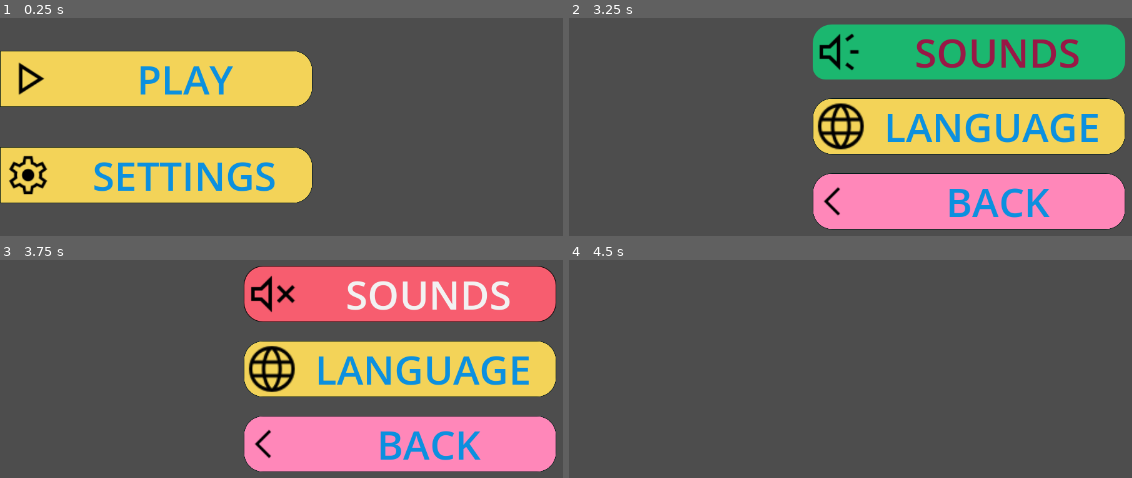
Above: before the commit, frames 1-4 (two rows, left to right).
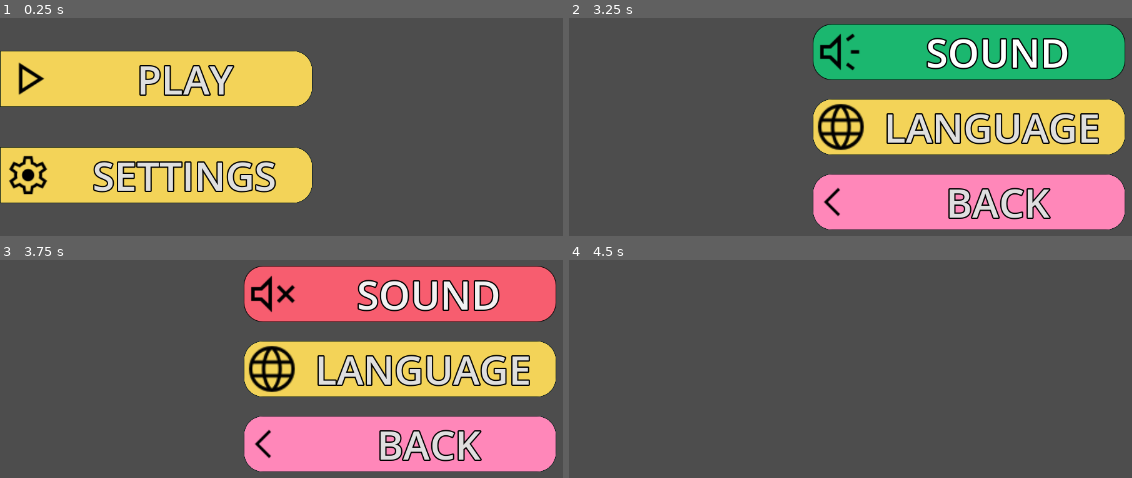
Above: after the commit, the same moments.

Repository: shahriarlabib000/simple_godot4_ui
Game: Godot game, scene res://UI/ui.tscn
The game is run twice, just before and just after one commit, with the same random seed, the same clock (stepped at 60 frames per second) and the same inputs.
Inputs:
- Up to frame 1 (0.25 s): no input
- Up to frame 2 (3.25 s): click "PLAY" at 0.5 s; click "PLAY" at 1.25 s; click "PLAY" at 2 s; click "SETTINGS" at 2.75 s
- Up to frame 3 (3.75 s): click "SOUNDS" (after the commit: "SOUND") at 3.5 s
- Up to frame 4 (4.5 s): click "BACK" at 4.25 s

The runs differ from the first frame. In frame 1, 4.2% of the frame differs, in the area x 16-50%, y 21-81%; in frame 2, 11%, in the area x 43-99%, y 2-98%; in frame 3, 7.8%; in frame 4, nothing differs.

Commit message:
change font colors and add outline of 8px

Diff:
--- a/UI/themes/btn_center.tres
+++ b/UI/themes/btn_center.tres
@@ -32,12 +32,10 @@
 corner_radius_top_left = 30
 corner_radius_top_right = 30
 corner_radius_bottom_right = 30
-corner_radius_bottom_left = 20
+corner_radius_bottom_left = 30
 
 [resource]
-Button/colors/font_color = Color(0.047058813, 0.5647059, 0.8745098, 1)
-Button/colors/font_focus_color = Color(0.047058813, 0.5647059, 0.8745098, 1)
-Button/colors/font_pressed_color = Color(0.60124695, 0.094453506, 0.2740998, 1)
+Button/constants/outline_size = 8
 Button/font_sizes/font_size = 64
 Button/styles/focus = SubResource("StyleBoxEmpty_8175r")
 Button/styles/hover = SubResource("StyleBoxFlat_tmdbn")
--- a/UI/themes/btn_left.tres
+++ b/UI/themes/btn_left.tres
@@ -29,9 +29,7 @@
 corner_radius_bottom_right = 30
 
 [resource]
-Button/colors/font_color = Color(0.047058813, 0.5647059, 0.8745098, 1)
-Button/colors/font_focus_color = Color(0.047058813, 0.5647059, 0.8745098, 1)
-Button/colors/font_pressed_color = Color(0.60124695, 0.094453506, 0.2740998, 1)
+Button/constants/outline_size = 8
 Button/font_sizes/font_size = 64
 Button/styles/focus = SubResource("StyleBoxEmpty_gbbud")
 Button/styles/hover = SubResource("StyleBoxFlat_tmdbn")
--- a/UI/ui.gd
+++ b/UI/ui.gd
@@ -8,7 +8,7 @@
 var sound_allowed :bool = true
 
 func _ready() -> void:
-	%sounds.button_pressed = sound_allowed
+	%sound.button_pressed = sound_allowed
 	hide_all_ui()
 	$btns.show()
 
@@ -29,7 +29,7 @@
 
 func language_selected() -> void:
 	slide_out_ui_left(languageOptions)
-	slide_in_ui_left(btns)
+	slide_in_ui_left(settingsMenu)
 
 func _on_play_pressed() -> void:
 	slide_in_ui_left(btns)
@@ -64,9 +64,9 @@
 func _on_sounds_toggled(toggled_on: bool) -> void:
 	sound_allowed = toggled_on
 	if toggled_on:
-		%sounds.icon = load("res://UI/icons/sound.svg")
+		%sound.icon = load("res://UI/icons/sound.svg")
 	else:
-		%sounds.icon = load("res://UI/icons/mute.svg")
+		%sound.icon = load("res://UI/icons/mute.svg")
 
 func _play_ui_btn_sound() -> void:
 	if sound_allowed:
--- a/UI/ui.tscn
+++ b/UI/ui.tscn
@@ -11,12 +11,29 @@
 [ext_resource type="AudioStream" uid="uid://1xoucgy862ie" path="res://UI/sfx/ui-button-click-8-341030.mp3" id="9_4fiuh"]
 [ext_resource type="Script" uid="uid://b53kqhjf056ps" path="res://UI/langBtn.gd" id="9_h81ot"]
 
-[sub_resource type="StyleBoxFlat" id="StyleBoxFlat_h81ot"]
-bg_color = Color(0.10677286, 0.71943367, 0.43595102, 1)
+[sub_resource type="StyleBoxFlat" id="StyleBoxFlat_6rr40"]
+bg_color = Color(0.82626736, 0.15721741, 0.29111585, 1)
+border_width_left = 1
+border_width_top = 1
+border_width_right = 1
+border_width_bottom = 1
+border_color = Color(0, 0, 0, 1)
 corner_radius_top_left = 30
 corner_radius_top_right = 30
 corner_radius_bottom_right = 30
-corner_radius_bottom_left = 20
+corner_radius_bottom_left = 30
+
+[sub_resource type="StyleBoxFlat" id="StyleBoxFlat_h81ot"]
+bg_color = Color(0.10677286, 0.71943367, 0.43595102, 1)
+border_width_left = 1
+border_width_top = 1
+border_width_right = 1
+border_width_bottom = 1
+border_color = Color(0, 0, 0, 1)
+corner_radius_top_left = 30
+corner_radius_top_right = 30
+corner_radius_bottom_right = 30
+corner_radius_bottom_left = 30
 
 [sub_resource type="StyleBoxFlat" id="StyleBoxFlat_27fn8"]
 bg_color = Color(1, 0.5294118, 0.7254902, 1)
@@ -87,15 +104,19 @@
 theme_override_constants/separation = 30
 alignment = 1
 
-[node name="sounds" type="Button" parent="settingsMenu" groups=["ui_btn"]]
+[node name="sound" type="Button" parent="settingsMenu" groups=["ui_btn"]]
 unique_name_in_owner = true
 custom_minimum_size = Vector2(500, 80)
 layout_mode = 2
 theme = ExtResource("5_6rr40")
+theme_override_colors/font_color = Color(1, 1, 1, 1)
+theme_override_colors/font_focus_color = Color(1, 1, 1, 1)
+theme_override_colors/font_pressed_color = Color(1, 1, 1, 1)
+theme_override_styles/normal = SubResource("StyleBoxFlat_6rr40")
 theme_override_styles/pressed = SubResource("StyleBoxFlat_h81ot")
 toggle_mode = true
 action_mode = 0
-text = "SOUNDS"
+text = "SOUND"
 icon = ExtResource("6_0w6e5")
 expand_icon = true
 
@@ -157,6 +178,6 @@
 
 [connection signal="pressed" from="btns/play" to="." method="_on_play_pressed"]
 [connection signal="pressed" from="btns/settings" to="." method="_on_settings_pressed"]
-[connection signal="toggled" from="settingsMenu/sounds" to="." method="_on_sounds_toggled"]
+[connection signal="toggled" from="settingsMenu/sound" to="." method="_on_sounds_toggled"]
 [connection signal="pressed" from="settingsMenu/lang" to="." method="_on_languageMenuBtn_pressed"]
 [connection signal="pressed" from="settingsMenu/back" to="." method="_on_back_pressed"]
Not shown: 1 places in UI/ui.tscn that only renumber resources
